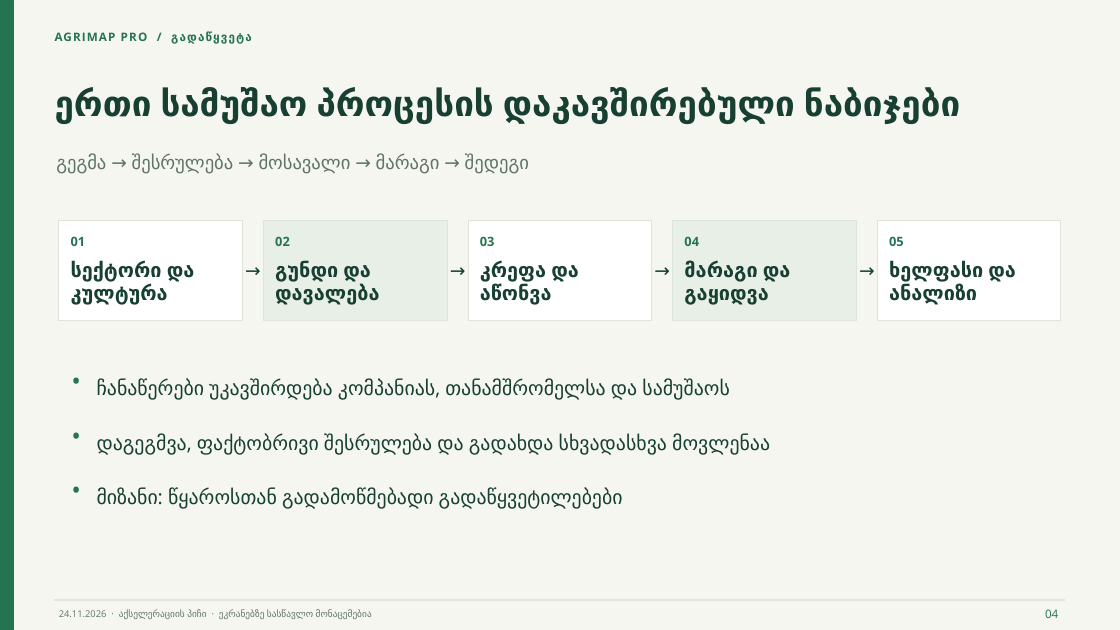
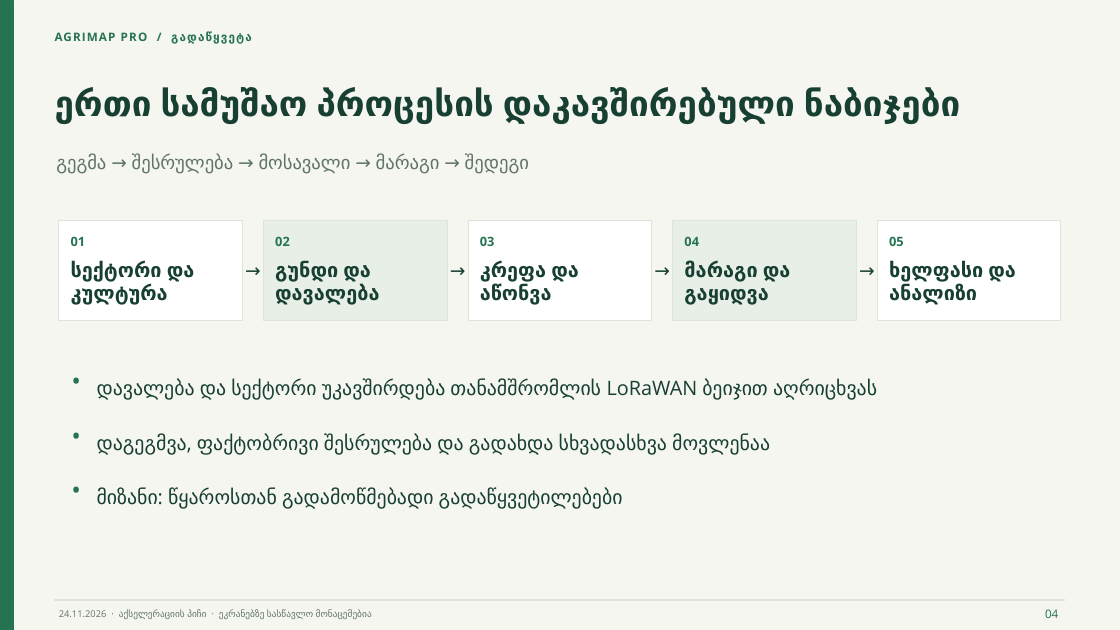
Before and after one commit to nishno/arimap-pro, a slide deck: slide 4 of documents/presentations/accelerator-ka/AgriMap-Pro-Accelerator-Pitch-ka.pptx. Drawn at 1120x630 pixels with LibreOffice and Linux fonts; fonts in the diff are those of the drawing. Boxes give left, top, right and bottom in pixels: in the first picture for what was removed or moved away, otherwise in the second. Text is boxed around its words. In the diff, an @@ line names an element or a change of style, - is before the commit and + after.

```diff
--- a/documents/presentations/accelerator-ka/AgriMap-Pro-Accelerator-Pitch-ka.pptx
+++ b/documents/presentations/accelerator-ka/AgriMap-Pro-Accelerator-Pitch-ka.pptx
@@ text at (x1=97, y1=379, x2=877, y2=400): text changed @@
-ჩანაწერები უკავშირდება კომპანიას, თანამშრომელსა და სამუშაოს
+დავალება და სექტორი უკავშირდება თანამშრომლის LoRaWAN ბეიჯით აღრიცხვას
```
Also in this commit, not shown: 2 other slides changed, 12 other files.
